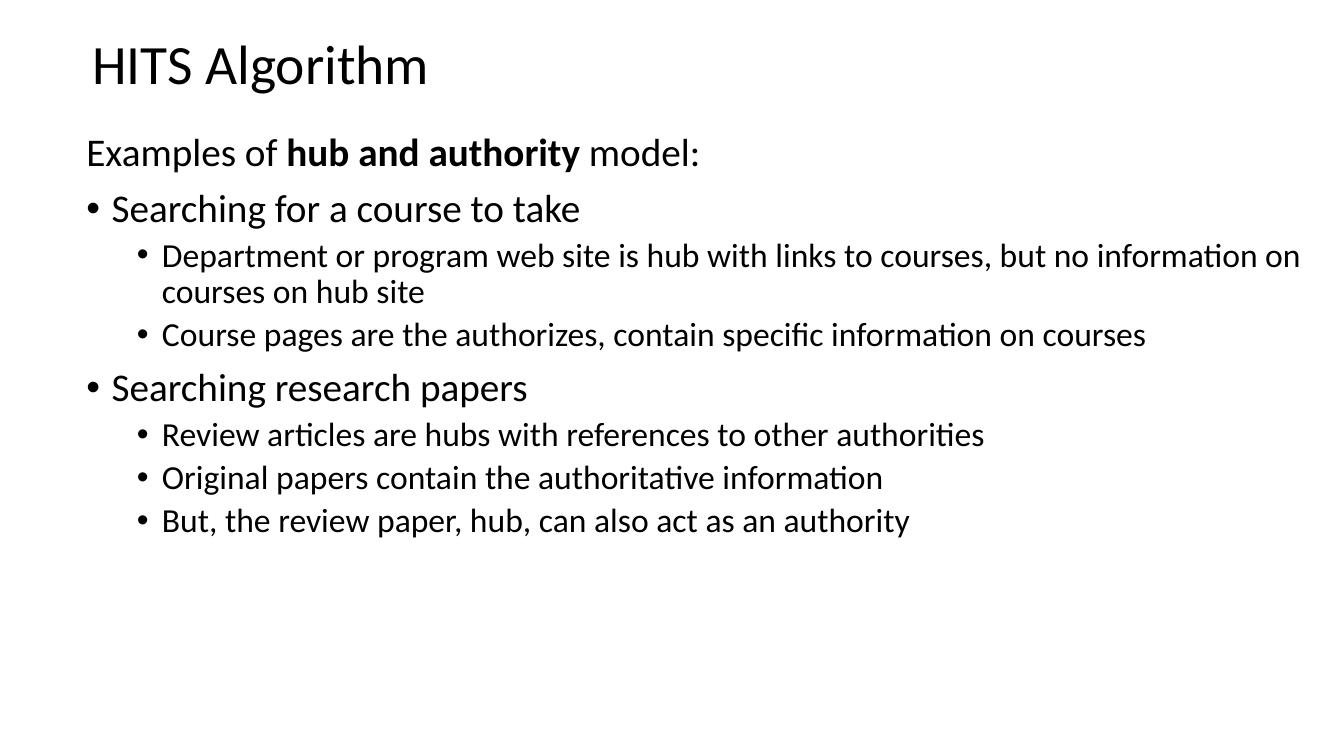
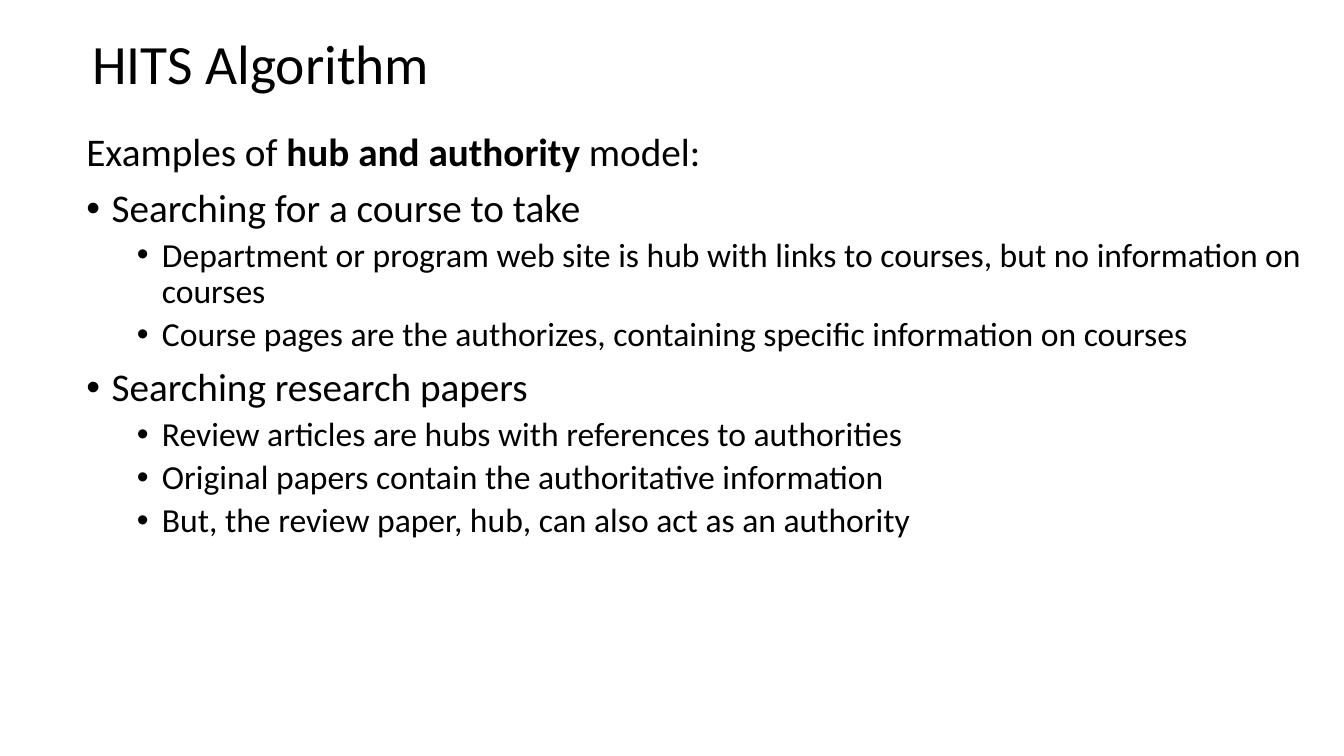
Before and after one commit to StephenElston/CSCI-E-108, a slide deck: slide 56 of slides/6_WebSearching.pptx (slide 52 before the commit). Drawn at 1344x756 pixels with LibreOffice and Linux fonts; fonts in the diff are those of the drawing. Boxes give left, top, right and bottom in pixels: in the first picture for what was removed or moved away, otherwise in the second. Text is boxed around its words. In the diff, an @@ line names an element or a change of style, - is before the commit and + after.

```diff
--- a/slides/6_WebSearching.pptx
+++ b/slides/6_WebSearching.pptx
@@ text at [162,243,1300,352]: text changed @@
-  • Department or program web site is hub with links to courses, but no information on courses on hub site
-  • Course pages are the authorizes, contain specific information on courses
+  • Department or program web site is hub with links to courses, but no information on courses
+  • Course pages are the authorizes, containing specific information on courses
@@ text at [162,422,902,447]: text changed @@
-  • Review articles are hubs with references to other authorities
+  • Review articles are hubs with references to authorities
```
Also in this commit, not shown: 9 other slides changed, 4 slides added.
